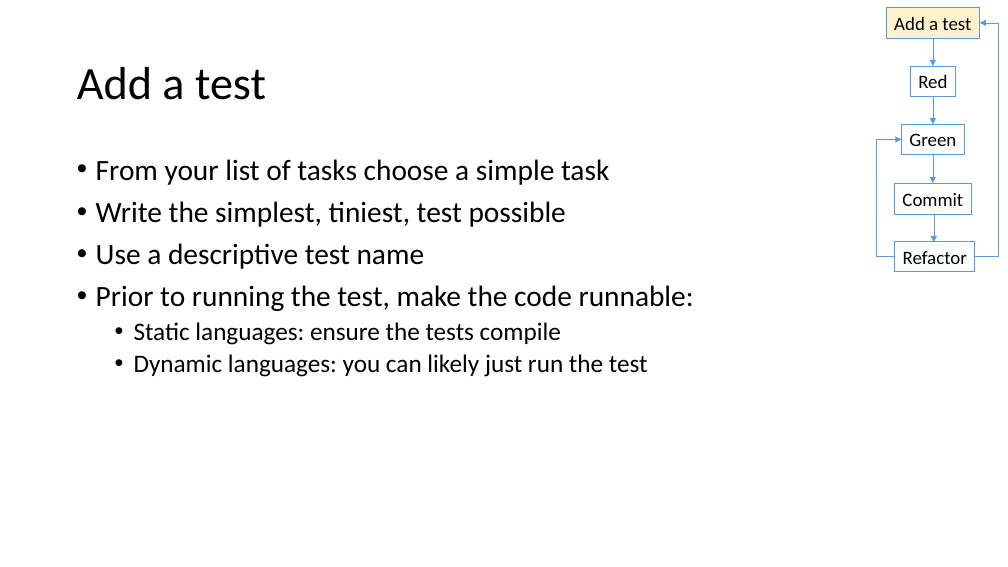
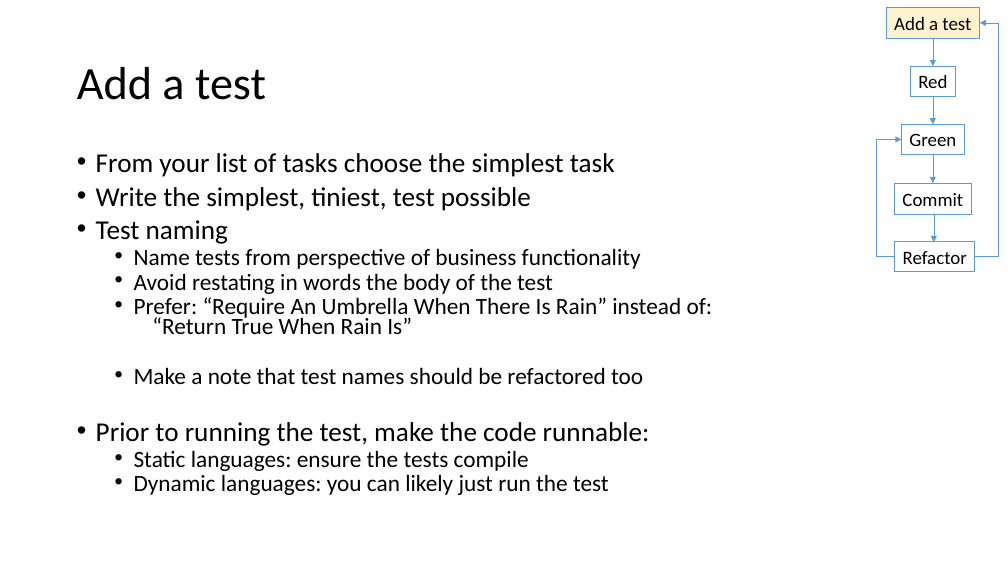
Before and after one commit to LlanddewiLovesYou/TDD_Darts, a slide deck: slide 10 of curriculum.pptx. Drawn at 1008x567 pixels with LibreOffice and Linux fonts; fonts in the diff are those of the drawing. Boxes give left, top, right and bottom in pixels: in the first picture for what was removed or moved away, otherwise in the second. Text is boxed around its words. In the diff, an @@ line names an element or a change of style, - is before the commit and + after.

```diff
--- a/curriculum.pptx
+++ b/curriculum.pptx
@@ text at [96,153,615,177]: text changed; size 28 to 25.9 pt @@
-• From your list of tasks choose a simple task
+• From your list of tasks choose the simplest task
@@ text at [96,187,650,495]: size 28 to 25.9 pt in "Write the simplest, tiniest, test possible", "Prior to running the test, make the ..."; size 24 to 22.2 pt in "Static languages: ensure the tests compile", "Dynamic languages: you can likely just run ..."; line spacing 0.9 to 0.7 @@
@@ text at [96,220,713,384]: text changed; size 28 to 22.2 pt @@
-• Use a descriptive test name
+• Test naming
+  • Name tests from perspective of business functionality
+  • Avoid restating in words the body of the test
+  • Prefer: “Require An Umbrella When There Is Rain” instead of:
+    “Return True When Rain Is”
+  • Make a note that test names should be refactored too
```
Also in this commit, not shown: 21 other slides changed.
